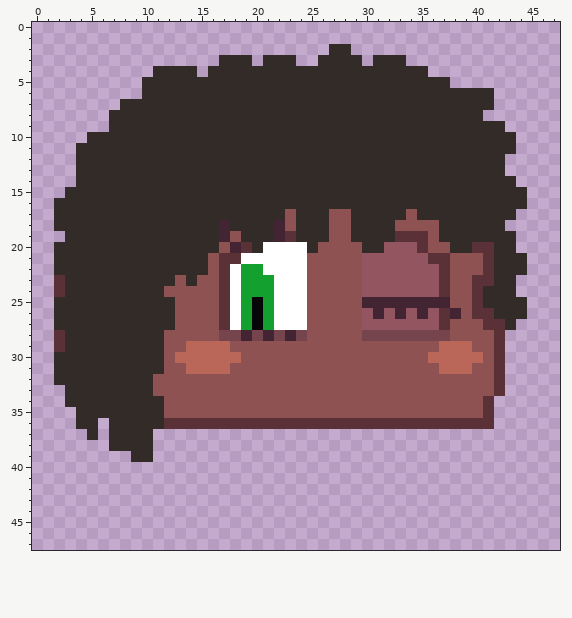
Pixel-art sprite: ReinaDelNorteRPG/res/imagenes/mujer/cabeza-influencer-3.png. The first picture shows the starting point.
The file is 48x48 pixels.
The result:
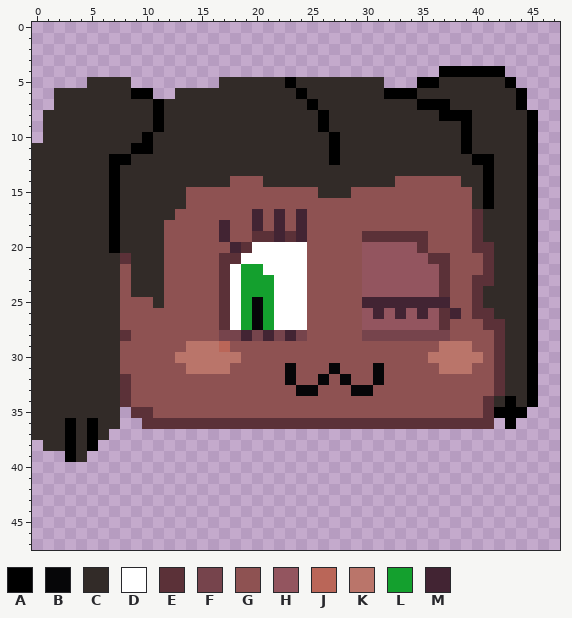
Palette (. is transparent): A #000000  B #060608  C #322b28  D #ffffff  E #5b3138  F #76444c  G #8e5252  H #93555f  J #ba6658  K #ba756a  L #14a02e  M #422433
What changed:
@@ x 0..47 @@
  1 ................................................
- 2 ...........................CC...................
- 3 .................CCC.CCC..CCCC.CCC..............
- 4 ...........CCCC.CCCCCCCCCCCCCCCCCCCC............
- 5 ..........CCCCCCCCCCCCCCCCCCCCCCCCCCCC..........
- 6 ..........CCCCCCCCCCCCCCCCCCCCCCCCCCCCCCCC......
- 7 ........CCCCCCCCCCCCCCCCCCCCCCCCCCCCCCCCCC......
- 8 .......CCCCCCCCCCCCCCCCCCCCCCCCCCCCCCCCCC.......
- 9 .......CCCCCCCCCCCCCCCCCCCCCCCCCCCCCCCCCCCC.....
-10 .....CCCCCCCCCCCCCCCCCCCCCCCCCCCCCCCCCCCCCCC....
-11 ....CCCCCCCCCCCCCCCCCCCCCCCCCCCCCCCCCCCCCCCC....
-12 ....CCCCCCCCCCCCCCCCCCCCCCCCCCCCCCCCCCCCCCC.....
-13 ....CCCCCCCCCCCCCCCCCCCCCCCCCCCCCCCCCCCCCCC.....
-14 ....CCCCCCCCCCCCCCCCCCCCCCCCCCCCCCCCCCCCCCCC....
-15 ...CCCCCCCCCCCCCCCCCCCCCCCCCCCCCCCCCCCCCCCCCC...
-16 ..CCCCCCCCCCCCCCCCCCCCCCCCCCCCCCCCCCCCCCCCCCC...
-17 ..CCCCCCCCCCCCCCCCCCCCCGCCCGGCCCCCGCCCCCCCCC....
-18 ..CCCCCCCCCCCCCCCMCCCCMGCCCGGCCCCGGGGCCCCCC.....
-19 ...CCCCCCCCCCCCCCMGCCCMECCCGGCCCCEEEGCCCCCCC....
-20 ..CCCCCCCCCCCCCCCGMECDDDDCGGGGCCHHHEGGCCEECC....
-21 ..CCCCCCCCCCCCCCGEEDDDDDDGGGGGHHHHHHEEGGGECCC...
-22 ..CCCCCCCCCCCCCCGEDLLDDDDGGGGGHHHHHHHEGGGECCC...
-23 ..ECCCCCCCCCCGCGGEDLLLDDDGGGGGHHHHHHHEGGEECC....
-24 ..ECCCCCCCCCGGGGGEDLLLDDDGGGGGHHHHHHHEGGECCC....
-25 ..CCCCCCCCCCCGGGGEDLBLDDDGGGGGMMMMMMMMGGECCCC...
-26 ..CCCCCCCCCCCGGGGEDLBLDDDGGGGGHMHMHMHEMGEECCC...
-27 ..CCCCCCCCCCCGGGGEDLBLDDDGGGGGHHHHHHHEGGGEEC....
-28 ..ECCCCCCCCCGGGGGFFMFMFMFGGGGGFFFFFFFFGGGGE.....
-29 ..ECCCCCCCCCGGJJJJGGGGGGGGGGGGGGGGGGGJJJGGE.....
-30 ..CCCCCCCCCCGJJJJJJGGGGGGGGGGGGGGGGGJJJJJGE.....
-31 ..CCCCCCCCCCGGJJJJGGGGGGGGGGGGGGGGGGGJJJGGE.....
-32 ..CCCCCCCCCGGGGGGGGGGGGGGGGGGGGGGGGGGGGGGGE.....
-33 ...CCCCCCCCGGGGGGGGGGGGGGGGGGGGGGGGGGGGGGGE.....
-34 ...CCCCCCCCCGGGGGGGGGGGGGGGGGGGGGGGGGGGGGE......
-35 ....CCCCCCCCGGGGGGGGGGGGGGGGGGGGGGGGGGGGGE......
-36 ....CC.CCCCCEEEEEEEEEEEEEEEEEEEEEEEEEEEEEE......
-37 .....C.CCCC.....................................
-38 .......CCCC.....................................
-39 .........CC.....................................
+ 2 ................................................
+ 3 ................................................
+ 4 .....................................AAAAAA.....
+ 5 .....CCCC........CCCCCCACCCCCCCC...AACCCCCCA....
+ 6 ..CCCCCCCAA..CCCCCCCCCCCACCCCCCCAAACCCCCCCCCA...
+ 7 ..CCCCCCCCCACCCCCCCCCCCCCACCCCCCCCCAAACCCCCCA...
+ 8 .CCCCCCCCCCACCCCCCCCCCCCCCACCCCCCCCCCAAACCCCCA..
+ 9 .CCCCCCCCCCACCCCCCCCCCCCCCACCCCCCCCCCCCACCCCCA..
+10 .CCCCCCCCCACCCCCCCCCCCCCCCCACCCCCCCCCCCACCCCCA..
+11 CCCCCCCCCAACCCCCCCCCCCCCCCCACCCCCCCCCCCACCCCCA..
+12 CCCCCCCAACCCCCCCCCCCCCCCCCCACCCCCCCCCCCCAACCCA..
+13 CCCCCCCACCCCCCCCCCCCCCCCCCCCCCCCCCCCCCCCCACCCA..
+14 CCCCCCCACCCCCCCCCCGGGCCCCCCCCCCCCGGGGGGCCACCCA..
+15 CCCCCCCACCCCCCGGGGGGGGGGGGCCCGGGGGGGGGGGCACCCA..
+16 CCCCCCCACCCCCCGGGGGGGGGGGGGGGGGGGGGGGGGGCACCCA..
+17 CCCCCCCACCCCCGGGGGGGMGMGMGGGGGGGGGGGGGGGECCCCA..
+18 CCCCCCCACCCCGGGGGMGGMGMGMGGGGGGGGGGGGGGGECCCCA..
+19 CCCCCCCACCCCGGGGGMGGEEMEMGGGGGEEEEEEGGGGECCCCA..
+20 CCCCCCCACCCCGGGGGGMEDDDDDGGGGGHHHHHEGGGGEECCCA..
+21 CCCCCCCCECCCGGGGGEEDDDDDDGGGGGHHHHHHEEGGGECCCA..
+22 CCCCCCCCGCCCGGGGGEDLLDDDDGGGGGHHHHHHHEGGGECCCA..
+23 CCCCCCCCGCCCGGGGGEDLLLDDDGGGGGHHHHHHHEGGEECCCA..
+24 CCCCCCCCGCCCGGGGGEDLLLDDDGGGGGHHHHHHHEGGECCCCA..
+25 CCCCCCCCGGGCGGGGGEDLBLDDDGGGGGMMMMMMMMGGECCCCA..
+26 CCCCCCCCGGGGGGGGGEDLBLDDDGGGGGHMHMHMHEMGEECCCA..
+27 CCCCCCCCGGGGGGGGGEDLBLDDDGGGGGHHHHHHHEGGGEECCA..
+28 CCCCCCCCEGGGGGGGGFFMFMFMFGGGGGFFFFFFFFGGGGECCA..
+29 CCCCCCCCGGGGGGKKKJGGGGGGGGGGGGGGGGGGGKKKGGECCA..
+30 CCCCCCCCGGGGGKKKKKKGGGGGGGGGGGGGGGGGKKKKKGECCA..
+31 CCCCCCCCGGGGGGKKKKGGGGGBGGGBGGGBGGGGGKKKGGECCA..
+32 CCCCCCCCEGGGGGGGGGGGGGGBGGBGBGGBGGGGGGGGGGECCA..
+33 CCCCCCCCEGGGGGGGGGGGGGGGBBGGGBBGGGGGGGGGGGECCA..
+34 CCCCCCCCEGGGGGGGGGGGGGGGGGGGGGGGGGGGGGGGGECACA..
+35 CCCCCCCC.EEGGGGGGGGGGGGGGGGGGGGGGGGGGGGGGEAAA...
+36 CCCACACC..EEEEEEEEEEEEEEEEEEEEEEEEEEEEEEEE.A....
+37 CCCACAC.........................................
+38 .CCACA..........................................
+39 ...AC...........................................
 40 ................................................
Boxes around the changes in both pictures, in picture pixels (x1, y1, x2, y2):
changed: (32, 44, 538, 462)
